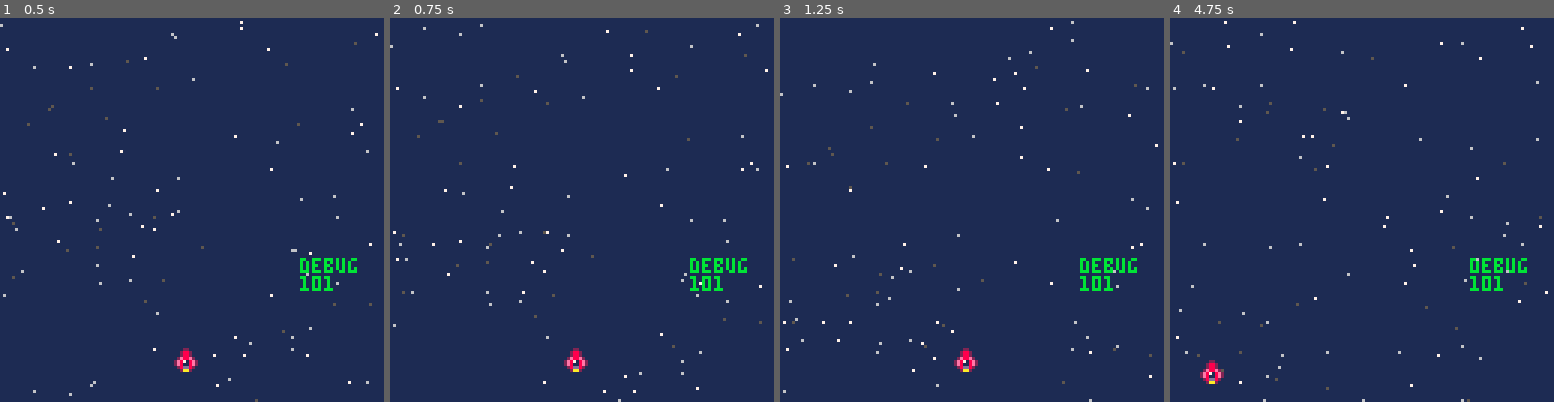
Above: before the commit, frames 1-4 (left to right).
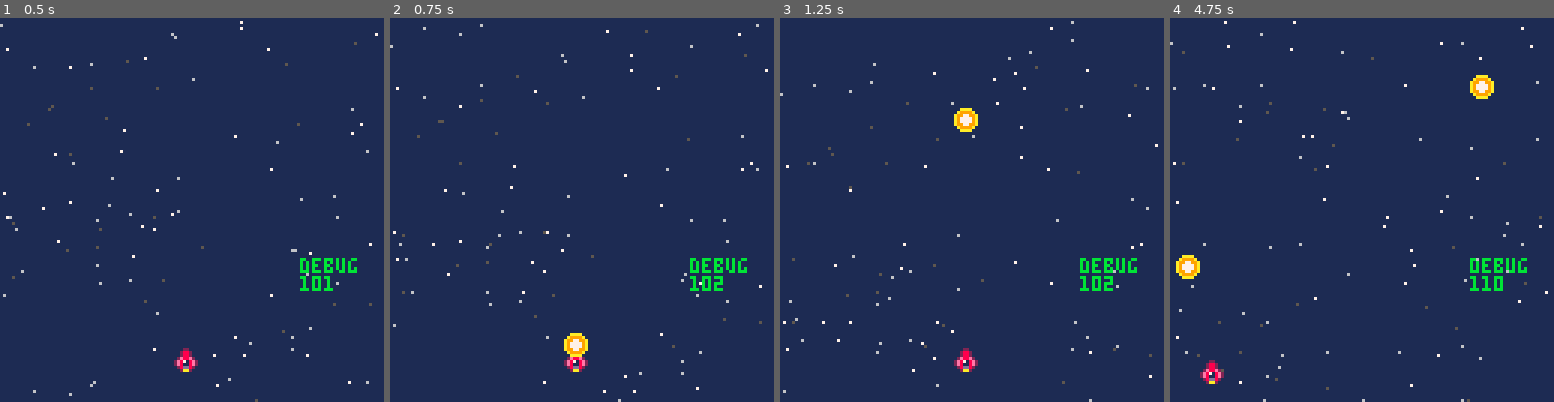
Above: after the commit, the same moments.

Repository: chihirotange/pico8
Game: PICO-8 cartridge shmup/main.p8
The game is run twice, just before and just after one commit, with the same random seed, the same clock (stepped at 60 frames per second) and the same inputs.
Inputs:
- Up to frame 1 (0.5 s): no input
- Up to frame 2 (0.75 s): tap O (Z key) at 0.7 s
- Up to frame 3 (1.25 s): no input
- Up to frame 4 (4.75 s): hold Right 1.6-2.1 s; tap O (Z key) every 0.4 s from 1.7 to 4.5 s; hold Up 2.15-2.42 s; hold Right 2.47-3.03 s; hold Left 3.08-3.58 s; hold Down 3.63-3.97 s; hold Right 4.02-4.68 s; hold Up from 4.73 s (still down)

Frame 1 is identical in both runs. In frame 2, 0.4% of the frame differs, in the area x 45-87%, y 67-89%; in frame 3, 0.4%; in frame 4, 0.8%, in the area x 1-87%, y 14-71%.

Commit message:
added multiple bullets

Diff:
--- a/shmup/bullet.lua
+++ b/shmup/bullet.lua
@@ -1,3 +1,16 @@
-bullet = entity_spr:new({
+all_bullets = {}
+bullet = entity_spr:new(
+    {
+        sprid = 16,
+        draw_order = 20,
+        bullet_spd = 5,
+        new = function(_ENV, tbl)
+            tbl = entity_spr.new(_ENV, tbl)
+            add(all_bullets, tbl)
+        end,
+        update = function (_ENV)
+            y -= bullet_spd
+        end
 
-})
+    }
+)
--- a/shmup/oop/oop.lua
+++ b/shmup/oop/oop.lua
@@ -16,6 +16,7 @@
 }
 
 class = setmetatable( {
+    is_abstract = true,
     new = function(_ENV, tbl)
         tbl = tbl or {}
         setmetatable(tbl,{
@@ -28,7 +29,6 @@
 entity = class:new(
     {
         -- @TODO: refactor, find better algorithm
-        is_abstract = true,
         x = 0,
         y = 0,
         draw_order = -1,
--- a/shmup/shmup.lua
+++ b/shmup/shmup.lua
@@ -46,6 +46,16 @@
 
                 if (y < 0) then
                     y = 120
+                end
+
+                if btnp(4) then
+                    bullet:new(
+                        {
+                            is_abstract = false,
+                            x = x,
+                            y = y,
+                        }
+                    )
                 end
             end
         })
--- a/shmup/starfield.lua
+++ b/shmup/starfield.lua
@@ -14,6 +14,5 @@
             sc = 6
         end
         pset(x, y, sc)
-        printh(draw_order)
     end
 })
